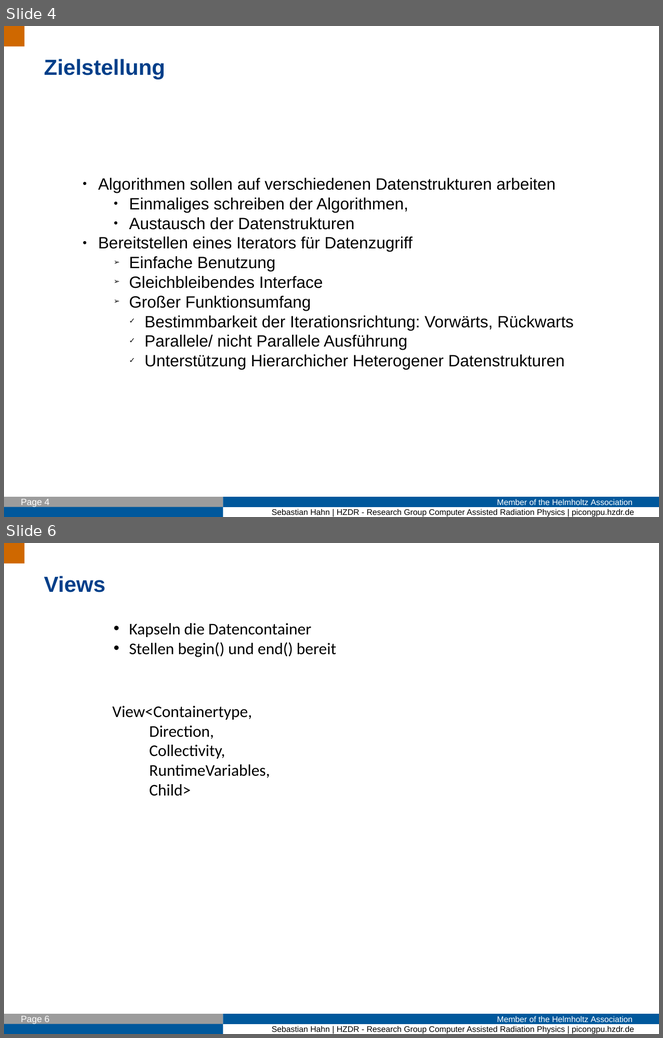
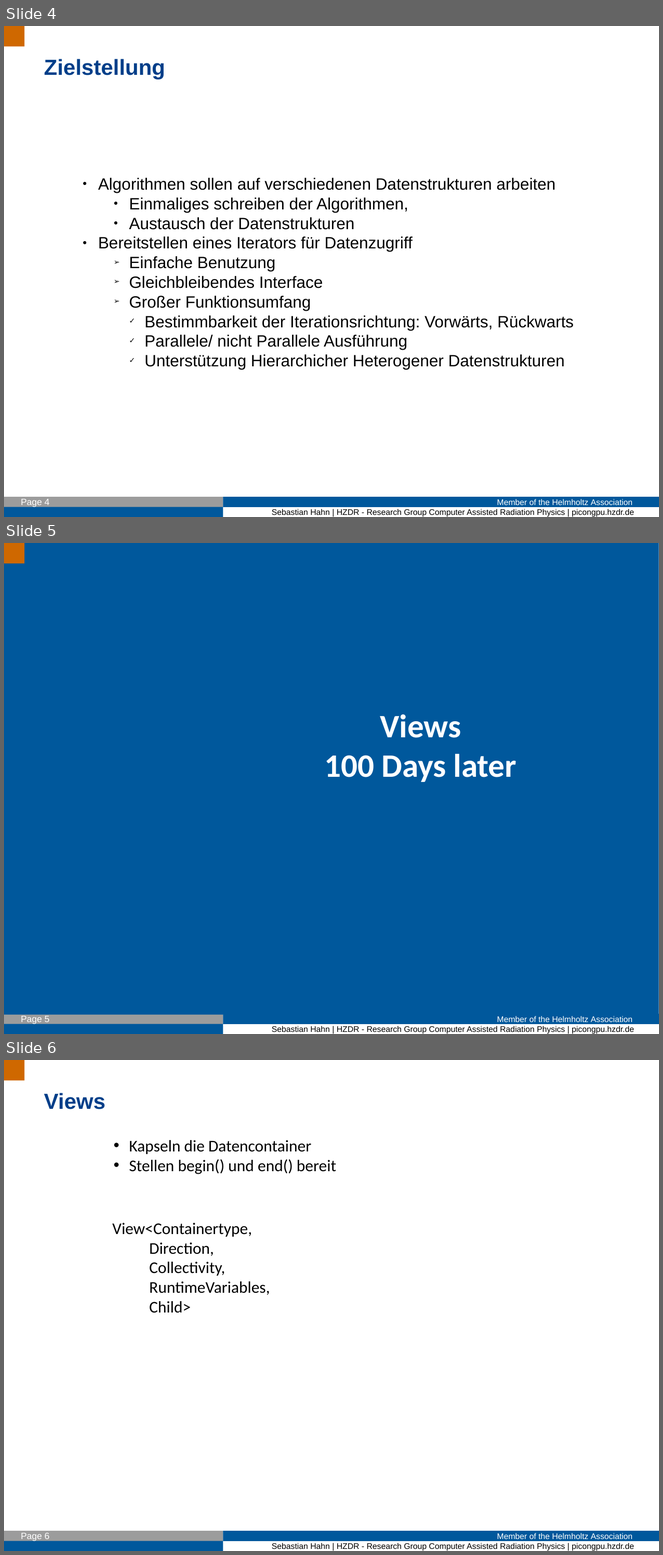
Before and after one commit to Fettpet/DeepIterator, a slide deck: Presi/2017_01_16_Intro.odp. Shown one above the other, each under a label of ours: slides 4 and 6 before the commit, slides 4, 5 and 6 after it; the slides between them are not shown. The pictures are 663x1038 and 663x1555 pixels, drawn with LibreOffice and Linux fonts; fonts in the diff are those of the drawing; background and template pictures are left out. Boxes give left, top, right and bottom in pixels: in the first picture for what was removed or moved away, otherwise in the second. Text is boxed around its words. In the diff, an @@ line names an element or a change of style, - is before the commit and + after.

```diff
--- a/Presi/2017_01_16_Intro.odp
+++ b/Presi/2017_01_16_Intro.odp
@@ slide 5 added at box(4, 543, 659, 1034), background #FFFFFF; not listed: 6 template elements that a slide beside it also shows @@
@@ rectangle added at box(4, 543, 659, 1015), fill #00589C @@
@@ rectangle added at box(4, 543, 24, 563), fill #CF6800 @@
@@ text added at box(325, 714, 517, 782), 36 pt, text #FFFFFF, bold @@
+Views
+100 Days later
```
Also in this commit, not shown: 7 slides changed, 1 other slide added, 2 slides removed, 5 other files.
